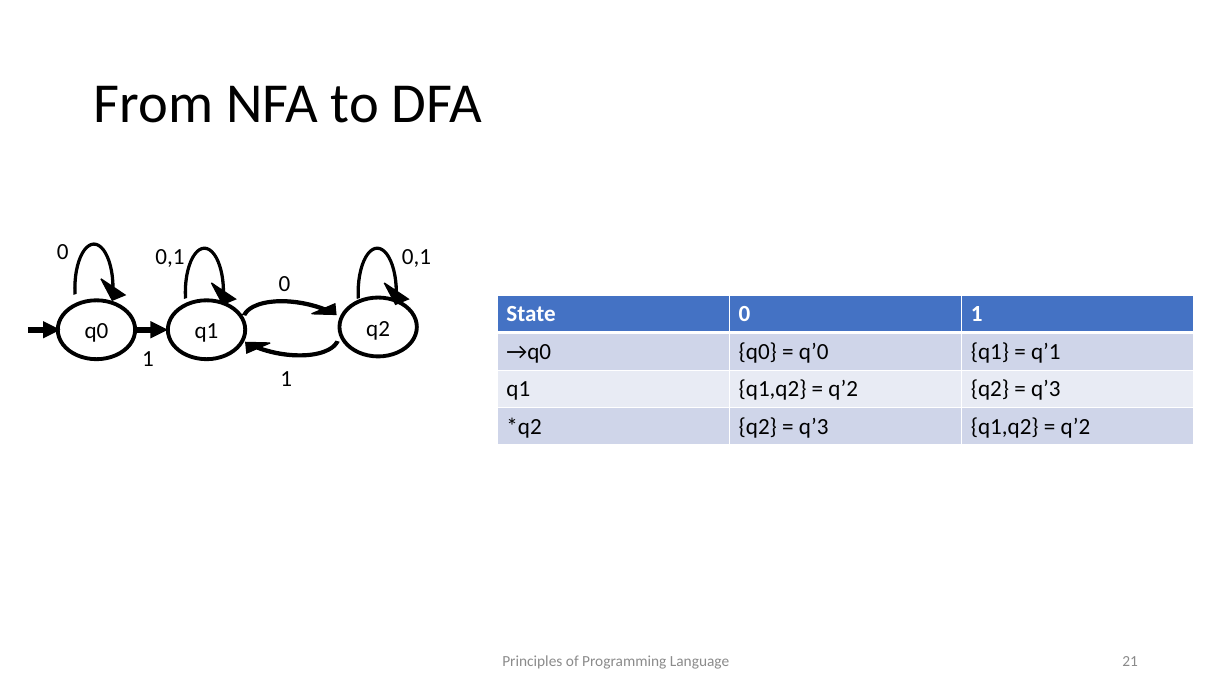
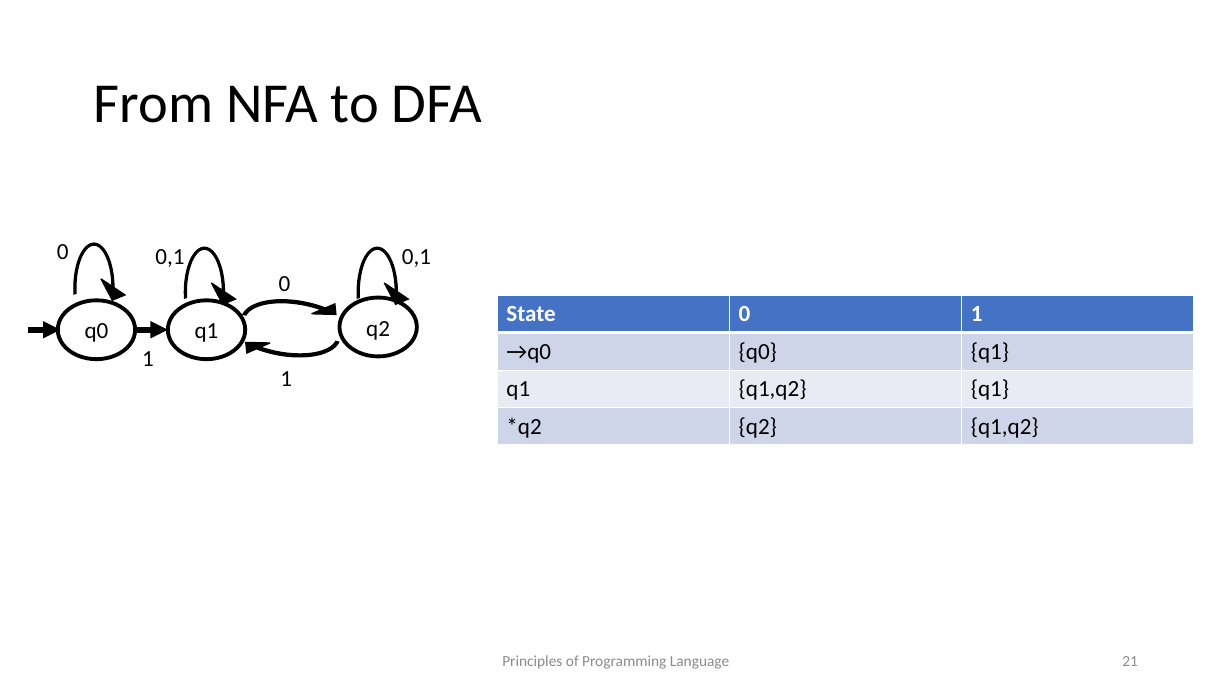
Before and after one commit to kongm/pl-design, a slide deck: slide 21 of scanning.pptx. Drawn at 1232x693 pixels with LibreOffice and Linux fonts; fonts in the diff are those of the drawing. Boxes give left, top, right and bottom in pixels: in the first picture for what was removed or moved away, otherwise in the second. Text is boxed around its words. In the diff, an @@ line names an element or a change of style, - is before the commit and + after.

Commit message:
Updating slides

```diff
--- a/scanning.pptx
+++ b/scanning.pptx
@@ table at [497,295,1193,445] @@
-row 2, column 2: {q0} = q’0
+row 2, column 2: {q0}
-row 2, column 3: {q1} = q’1
+row 2, column 3: {q1}
-row 3, column 2: {q1,q2} = q’2
+row 3, column 2: {q1,q2}
-row 3, column 3: {q2} = q’3
+row 3, column 3: {q1}
-row 4, column 2: {q2} = q’3
+row 4, column 2: {q2}
-row 4, column 3: {q1,q2} = q’2
+row 4, column 3: {q1,q2}
```
Also in this commit, not shown: 4 other slides changed, 4 other files.
